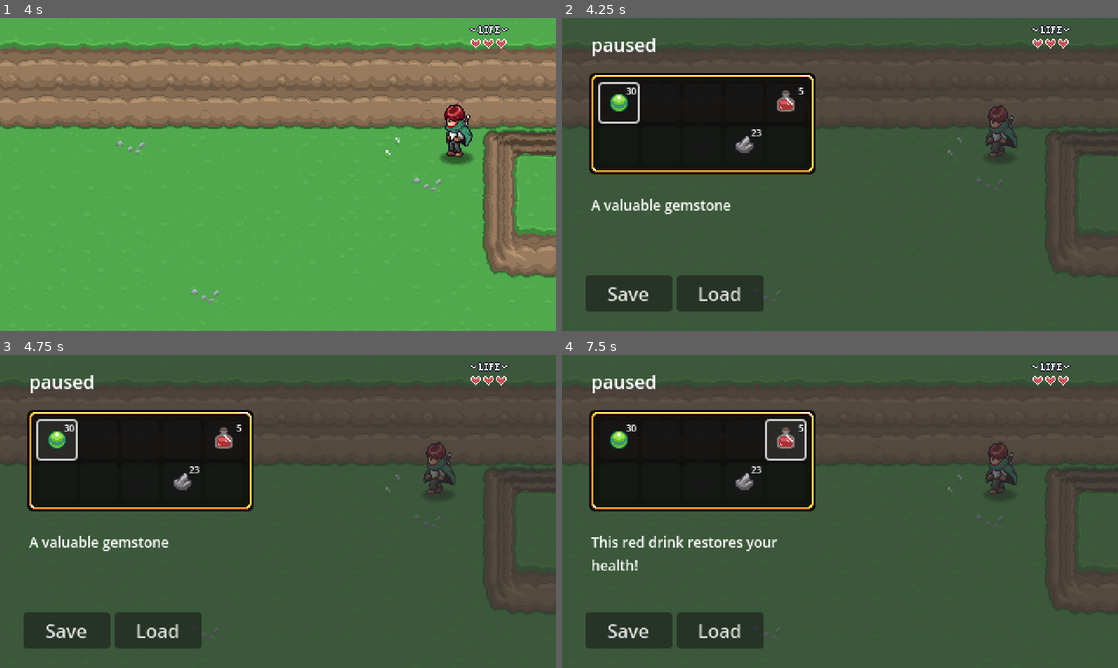
Above: before the commit, frames 1-4 (two rows, left to right).
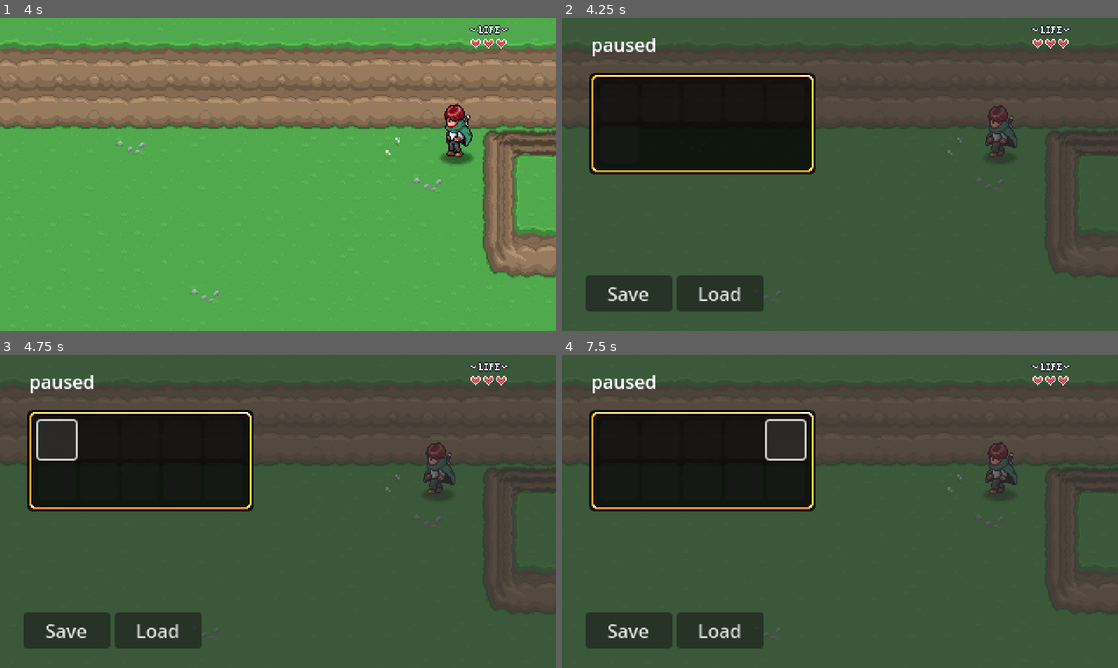
Above: after the commit, the same moments.

Repository: CaptainTiki/RPGGodot
Game: Godot game, scene res://Levels/Area01/01.tscn
Same seed, same stepped clock (60 frames per second), same inputs: the game is played once before the commit and once after it. Sound files missing from this copy of the repository are replaced by a short silence.
Inputs (mouse positions are in pixels of both pictures, inside the frame that each line leads up to):
- Up to frame 1 (4 s): tap Enter at 0.5 s; hold D (right) 0.53-1.28 s; hold Z (attack) 0.53-1.28 s; hold S (down) 1.28-2.03 s; tap Z (attack) at 1.35, 2.85 s; hold D (right) 2.03-2.78 s; hold Z (attack) 2.03-2.78 s; hold W (up) 2.78-3.53 s; hold A (left) from 3.53 s (still down); hold Z (attack) from 3.53 s (still down)
- Up to frame 2 (4.25 s): keep holding A (left); keep holding Z (attack); tap Escape (pause) at 4.15 s
- Up to frame 3 (4.75 s): release A (left) at 4.25 s; release Z (attack) at 4.25 s; click (55, 439) at 4.25 s
- Up to frame 4 (7.5 s): click (662, 439) at 5.02 s; click (701, 439) at 5.77 s; click (745, 439) at 6.52 s; click (784, 439) at 7.27 s

Frame 1 is identical in both runs. In frame 2, 1.2% of the frame differs, in the area x 5-44%, y 20-63%; in frame 3, 1.0%; in frame 4, 1.2%, in the area x 5-44%, y 22-69%.

Commit message:
Use Item functionality
created function to have items contain a use
potion heals 1 heart
apple heals .5 heart
inventory will remove used items
pickup items appropriately fill slots

Diff:
--- a/00_Globals/global_player_manager.gd
+++ b/00_Globals/global_player_manager.gd
@@ -1,6 +1,8 @@
 extends Node
 
 const PLAYER = preload("res://Player/player.tscn")
+const INVENTORY_DATA : InventoryData = preload("res://GUI/Menus/Pause_Menu/Inventory/player_inventory.tres")
+
 var player : Player
 var player_spawned : bool = false
 
--- a/GUI/Menus/Pause_Menu/Inventory/Scripts/inventory_UI.gd
+++ b/GUI/Menus/Pause_Menu/Inventory/Scripts/inventory_UI.gd
@@ -2,12 +2,16 @@
 
 const INVENTORY_SLOT = preload("res://GUI/Menus/Pause_Menu/Inventory/inventory_slot.tscn")
 
+var focus_index : int = 0
+
 @export var data : InventoryData
+
 
 func _ready() -> void:
 	PauseMenu.shown.connect(update_inventory)
 	PauseMenu.hidden.connect(clear_inventory)
 	clear_inventory() #incase we have debug items in the inv - clears them out
+	data.changed.connect(on_inventory_changed)
 	pass
 
 func clear_inventory() -> void:
@@ -15,10 +19,26 @@
 		c.queue_free()
 
 
-func update_inventory() -> void:
+func update_inventory(i : int = 0) -> void:
 	for s in data.slots:
 		var new_slot = INVENTORY_SLOT.instantiate()
 		add_child(new_slot)
 		new_slot.slot_data = s
+		new_slot.focus_entered.connect(item_focused)
 
-	get_child(0).grab_focus()
+		await get_tree().process_frame
+	get_child(i).grab_focus()
+
+func item_focused() -> void:
+	for i in get_child_count():
+		if get_child(i).has_focus():
+			focus_index = i
+			return
+	pass
+
+
+func on_inventory_changed() -> void:
+	var i = focus_index
+	clear_inventory()
+	update_inventory(i)
+	pass
--- a/GUI/Menus/Pause_Menu/Inventory/Scripts/inventory_data.gd
+++ b/GUI/Menus/Pause_Menu/Inventory/Scripts/inventory_data.gd
@@ -2,5 +2,44 @@
 
 @export var slots : Array[SlotData]
 
-func add_item() -> void:
-	pass
+func _init() -> void:
+	connect_slots()
+
+
+func add_item(item: ItemData, count : int = 1) -> bool:
+	for s in slots:
+		if s: #is there anything in the slot - returns true if so
+			if s.item_data == item:  #if the item we picked up - is the same itme
+				s.quantity += count #add it to our count
+				print("added to existing slot")
+				return true #tell them we picked the item up
+
+	for i in slots.size():
+		if slots[i] == null: #our slot is empty, so we can add it
+			var new = SlotData.new()
+			new.item_data = item
+			new.quantity = count
+			slots[i] = new
+			new.changed.connect(slot_changed)
+			print("added to new slot")
+			return true
+
+	print("unable to add inv item")
+	return false #if we dont have room to pick up
+
+
+func connect_slots() -> void:
+	for s in slots:
+		if s:
+			s.changed.connect(slot_changed)
+
+
+func slot_changed() -> void:
+	for s in slots:
+		if s:
+			if s.quantity < 1:
+				s.changed.disconnect(slot_changed)
+				var index = slots.find(s)
+				slots[index] = null
+				emit_changed()
+pass
--- a/GUI/Menus/Pause_Menu/Inventory/Scripts/inventory_slot_ui.gd
+++ b/GUI/Menus/Pause_Menu/Inventory/Scripts/inventory_slot_ui.gd
@@ -13,6 +13,7 @@
 	label.text = ""
 	focus_entered.connect(item_focused)
 	focus_exited.connect(item_unfocused)
+	pressed.connect(item_pressed)
 	pass
 
 func set_slot_data(value : SlotData) -> void:
@@ -31,3 +32,14 @@
 func item_unfocused() -> void:
 	PauseMenu.update_item_description("")
 	pass
+
+
+func item_pressed() -> void:
+	if slot_data:   #if the slot isn't null
+		if slot_data.item_data:   #if the slot has an item in it
+			var was_used = slot_data.item_data.use() #try to use the item here and save the results
+			if was_used == false: #if we didn't use the item - return
+				return
+			#if we did use the item, lets subtract from quantity and update the label
+			slot_data.quantity -= 1
+			label.text = str(slot_data.quantity)
--- a/GUI/Menus/Pause_Menu/Inventory/Scripts/slot_data.gd
+++ b/GUI/Menus/Pause_Menu/Inventory/Scripts/slot_data.gd
@@ -1,4 +1,11 @@
 class_name SlotData extends Resource
 
 @export var item_data : ItemData
-@export var quantity : int = 0
+@export var quantity : int = 0 : set = set_quantity
+
+
+
+func set_quantity(value : int) -> void:
+		quantity = value
+		if quantity < 1:
+			emit_changed()
--- a/GUI/Menus/Pause_Menu/Inventory/player_inventory.tres
+++ b/GUI/Menus/Pause_Menu/Inventory/player_inventory.tres
@@ -1,26 +1,7 @@
-[gd_resource type="Resource" script_class="InventoryData" load_steps=9 format=3 uid="uid://d364b853pds50"]
+[gd_resource type="Resource" script_class="InventoryData" load_steps=2 format=3 uid="uid://d364b853pds50"]
 
 [ext_resource type="Script" path="res://GUI/Menus/Pause_Menu/Inventory/Scripts/inventory_data.gd" id="1_4ycj1"]
-[ext_resource type="Resource" uid="uid://du4clcxbmhcdo" path="res://Items/gem.tres" id="2_noo8h"]
-[ext_resource type="Script" path="res://GUI/Menus/Pause_Menu/Inventory/Scripts/slot_data.gd" id="3_n0bhc"]
-[ext_resource type="Resource" uid="uid://bpua6lqkcf84t" path="res://Items/potion.tres" id="4_0xdfl"]
-[ext_resource type="Resource" uid="uid://b1o0nn3kg21ck" path="res://Items/stone.tres" id="5_8fnee"]
-
-[sub_resource type="Resource" id="Resource_6yn2y"]
-script = ExtResource("3_n0bhc")
-item_data = ExtResource("2_noo8h")
-quantity = 30
-
-[sub_resource type="Resource" id="Resource_kl8do"]
-script = ExtResource("3_n0bhc")
-item_data = ExtResource("4_0xdfl")
-quantity = 5
-
-[sub_resource type="Resource" id="Resource_a6nmd"]
-script = ExtResource("3_n0bhc")
-item_data = ExtResource("5_8fnee")
-quantity = 23
 
 [resource]
 script = ExtResource("1_4ycj1")
-slots = Array[ExtResource("3_n0bhc")]([SubResource("Resource_6yn2y"), null, null, null, SubResource("Resource_kl8do"), null, null, null, SubResource("Resource_a6nmd"), null])
+slots = Array[Resource("res://GUI/Menus/Pause_Menu/Inventory/Scripts/slot_data.gd")]([null, null, null, null, null, null, null, null, null, null])
--- a/GUI/Menus/Pause_Menu/pause_menu.gd
+++ b/GUI/Menus/Pause_Menu/pause_menu.gd
@@ -6,6 +6,7 @@
 @onready var bn_save = $Control/HBoxContainer/bn_Save
 @onready var bn_load = $Control/HBoxContainer/bn_Load
 @onready var lbl_item_description: Label = $Control/lbl_itemDescription
+@onready var audio_stream_player = $Control/AudioStreamPlayer
 
 var is_paused : bool = false
 
@@ -55,3 +56,7 @@
 
 func update_item_description(new_text : String) -> void:
 	lbl_item_description.text = new_text
+
+func play_audio(audio: AudioStream) -> void:
+	audio_stream_player.stream = audio
+	audio_stream_player.play()
--- a/GUI/Menus/Pause_Menu/pause_menu.tscn
+++ b/GUI/Menus/Pause_Menu/pause_menu.tscn
@@ -79,7 +79,6 @@
 offset_right = 212.0
 offset_bottom = 210.0
 theme_override_font_sizes/font_size = 12
-text = "This red drink restores your health! "
 autowrap_mode = 3
 
 [node name="PanelContainer" type="PanelContainer" parent="Control"]
@@ -113,3 +112,6 @@
 
 [node name="InventorySlot6" parent="Control/PanelContainer/GridContainer" instance=ExtResource("3_j0cyt")]
 layout_mode = 2
+
+[node name="AudioStreamPlayer" type="AudioStreamPlayer" parent="Control"]
+max_polyphony = 4
--- /dev/null
+++ b/Items/ItemEffect/item_effect.gd
@@ -0,0 +1,7 @@
+class_name ItemEffect extends Resource
+
+@export var use_description : String
+
+func use() -> void:
+
+	pass
--- /dev/null
+++ b/Items/ItemEffect/item_effect_heal.gd
@@ -0,0 +1,10 @@
+class_name ItemEffectHeal extends ItemEffect
+
+
+@export var heal_ammount : int = 1
+@export var audio : AudioStream
+
+func use() -> void:
+	#update player's health
+	PlayerManager.player.update_hp(heal_ammount)
+	PauseMenu.play_audio(audio)
--- /dev/null
+++ b/Items/ItemPickup/item_pickup.gd
@@ -0,0 +1,41 @@
+@tool
+class_name ItemPickup extends Node2D
+
+@export var item_data : ItemData :
+	set = _set_item_data
+
+@onready var area_2d = $Area2D
+@onready var audio_stream_player_2d = $AudioStreamPlayer2D
+@onready var sprite_2d = $Sprite2D
+
+
+func _ready() -> void:
+	_update_texture()
+	if Engine.is_editor_hint():
+		return
+	area_2d.body_entered.connect(_on_body_entered)
+
+func _on_body_entered(b) -> void:
+	if b is Player:
+		if item_data:
+			if PlayerManager.INVENTORY_DATA.add_item(item_data):
+				item_picked_up()
+	pass
+
+func item_picked_up() -> void:
+	area_2d.body_entered.disconnect(_on_body_entered)
+	audio_stream_player_2d.play()
+	visible=false
+	await audio_stream_player_2d.finished #wait until the audio is finished
+	queue_free() #then delete
+	pass
+
+func _set_item_data(value:ItemData) -> void:
+	item_data = value
+	_update_texture()
+	pass
+
+func _update_texture() -> void:
+	if item_data and sprite_2d:
+		sprite_2d.texture = item_data.texture
+	pass
--- /dev/null
+++ b/Items/ItemPickup/item_pickup.tscn
@@ -0,0 +1,19 @@
+[gd_scene load_steps=4 format=3 uid="uid://bvpudytc4umy8"]
+
+[ext_resource type="Script" path="res://Items/ItemPickup/item_pickup.gd" id="1_ql5ks"]
+[ext_resource type="AudioStream" uid="uid://cinlqapso6e1q" path="res://Items/ItemPickup/item_pickup.wav" id="2_sga27"]
+
+[sub_resource type="CircleShape2D" id="CircleShape2D_jnglp"]
+
+[node name="ItemPickup" type="Node2D"]
+script = ExtResource("1_ql5ks")
+
+[node name="Area2D" type="Area2D" parent="."]
+
+[node name="CollisionShape2D" type="CollisionShape2D" parent="Area2D"]
+shape = SubResource("CircleShape2D_jnglp")
+
+[node name="Sprite2D" type="Sprite2D" parent="."]
+
+[node name="AudioStreamPlayer2D" type="AudioStreamPlayer2D" parent="."]
+stream = ExtResource("2_sga27")
--- a/Items/Scripts/item_data.gd
+++ b/Items/Scripts/item_data.gd
@@ -3,3 +3,19 @@
 @export var name : String = ""
 @export_multiline var description : String = ""
 @export var texture : Texture2D
+
+
+@export_category("Item Use Effects")
+@export var effects : Array[ItemEffect]
+
+func use() -> bool:
+	#if we don't have any effects, return false
+	if effects.size() == 0:
+		return false
+	#if we have an effect, lets process that
+	for e in effects:
+		if e: #make sure its not an empty item
+			e.use()
+
+	#return that we've used the item
+	return true
--- /dev/null
+++ b/Items/apple.tres
@@ -0,0 +1,23 @@
+[gd_resource type="Resource" script_class="ItemData" load_steps=7 format=3 uid="uid://d4h067u3d4dsm"]
+
+[ext_resource type="AudioStream" uid="uid://cr7h72be266b8" path="res://Items/ItemEffect/hp-up.wav" id="1_7rbcp"]
+[ext_resource type="Script" path="res://Items/Scripts/item_data.gd" id="1_tmg70"]
+[ext_resource type="Script" path="res://Items/ItemEffect/item_effect_heal.gd" id="2_24jx1"]
+[ext_resource type="Texture2D" uid="uid://b210822d6vr8k" path="res://Items/Sprites/items.png" id="4_7u4ii"]
+
+[sub_resource type="Resource" id="Resource_avi1u"]
+script = ExtResource("2_24jx1")
+heal_ammount = 1
+audio = ExtResource("1_7rbcp")
+use_description = ""
+
+[sub_resource type="AtlasTexture" id="AtlasTexture_c5wen"]
+atlas = ExtResource("4_7u4ii")
+region = Rect2(192, 0, 32, 32)
+
+[resource]
+script = ExtResource("1_tmg70")
+name = "apple"
+description = "A delicious red apple"
+texture = SubResource("AtlasTexture_c5wen")
+effects = Array[Resource("res://Items/ItemEffect/item_effect.gd")]([SubResource("Resource_avi1u")])
--- a/Items/gem.tres
+++ b/Items/gem.tres
@@ -12,3 +12,4 @@
 name = "Gem"
 description = "A valuable gemstone"
 texture = SubResource("AtlasTexture_ufm5d")
+effects = Array[Resource("res://Items/ItemEffect/item_effect.gd")]([])
--- a/Items/potion.tres
+++ b/Items/potion.tres
@@ -1,10 +1,18 @@
-[gd_resource type="Resource" script_class="ItemData" load_steps=4 format=3 uid="uid://bpua6lqkcf84t"]
+[gd_resource type="Resource" script_class="ItemData" load_steps=7 format=3 uid="uid://bpua6lqkcf84t"]
 
+[ext_resource type="AudioStream" uid="uid://cr7h72be266b8" path="res://Items/ItemEffect/hp-up.wav" id="1_6jbdq"]
 [ext_resource type="Script" path="res://Items/Scripts/item_data.gd" id="1_efty1"]
-[ext_resource type="Texture2D" uid="uid://b210822d6vr8k" path="res://Items/Sprites/items.png" id="2_u02kd"]
+[ext_resource type="Script" path="res://Items/ItemEffect/item_effect_heal.gd" id="1_ydrgl"]
+[ext_resource type="Texture2D" uid="uid://b210822d6vr8k" path="res://Items/Sprites/items.png" id="2_4wusw"]
+
+[sub_resource type="Resource" id="Resource_4fnvl"]
+script = ExtResource("1_ydrgl")
+heal_ammount = 2
+audio = ExtResource("1_6jbdq")
+use_description = ""
 
 [sub_resource type="AtlasTexture" id="AtlasTexture_xltkx"]
-atlas = ExtResource("2_u02kd")
+atlas = ExtResource("2_4wusw")
 region = Rect2(32, 0, 32, 32)
 
 [resource]
@@ -12,3 +20,4 @@
 name = "Potion"
 description = "This red drink restores your health!"
 texture = SubResource("AtlasTexture_xltkx")
+effects = Array[Resource("res://Items/ItemEffect/item_effect.gd")]([SubResource("Resource_4fnvl")])
--- a/Items/stone.tres
+++ b/Items/stone.tres
@@ -12,3 +12,4 @@
 name = "Stone"
 description = "Who doesn't love collecting rocks?"
 texture = SubResource("AtlasTexture_7sakp")
+effects = Array[Resource("res://Items/ItemEffect/item_effect.gd")]([])
--- a/Levels/Area01/01.tscn
+++ b/Levels/Area01/01.tscn
@@ -1,9 +1,14 @@
-[gd_scene load_steps=5 format=3 uid="uid://cewvtqmmhubnp"]
+[gd_scene load_steps=10 format=3 uid="uid://cewvtqmmhubnp"]
 
 [ext_resource type="PackedScene" uid="uid://doqjs7fo3k77q" path="res://Tilemaps/grass-01.tscn" id="1_1qdfr"]
 [ext_resource type="Script" path="res://Levels/Scripts/level.gd" id="1_hef65"]
 [ext_resource type="PackedScene" uid="uid://slityasutd0k" path="res://Levels/PlayerSpawn.tscn" id="2_uxmi5"]
 [ext_resource type="PackedScene" uid="uid://sd4qtj7gg05t" path="res://Levels/level_transition.tscn" id="4_u0wbt"]
+[ext_resource type="PackedScene" uid="uid://bvpudytc4umy8" path="res://Items/ItemPickup/item_pickup.tscn" id="5_h6ami"]
+[ext_resource type="Resource" uid="uid://du4clcxbmhcdo" path="res://Items/gem.tres" id="6_x8fx8"]
+[ext_resource type="Resource" uid="uid://d4h067u3d4dsm" path="res://Items/apple.tres" id="7_8dsmv"]
+[ext_resource type="Resource" uid="uid://bpua6lqkcf84t" path="res://Items/potion.tres" id="7_27464"]
+[ext_resource type="Resource" uid="uid://b1o0nn3kg21ck" path="res://Items/stone.tres" id="8_25ym8"]
 
 [node name="01" type="Node2D"]
 script = ExtResource("1_hef65")
@@ -28,3 +33,19 @@
 target_transition_area = "LevelTransitionLeft"
 size = 3
 side = 1
+
+[node name="ItemPickup" parent="." instance=ExtResource("5_h6ami")]
+position = Vector2(59, 125)
+item_data = ExtResource("6_x8fx8")
+
+[node name="ItemPickup4" parent="." instance=ExtResource("5_h6ami")]
+position = Vector2(110, 126)
+item_data = ExtResource("7_8dsmv")
+
+[node name="ItemPickup2" parent="." instance=ExtResource("5_h6ami")]
+position = Vector2(59, 166)
+item_data = ExtResource("7_27464")
+
+[node name="ItemPickup3" parent="." instance=ExtResource("5_h6ami")]
+position = Vector2(58, 83)
+item_data = ExtResource("8_25ym8")
Not shown, changed: Items/ItemEffect/hp-up.wav.import
Not shown, changed: Items/ItemPickup/item_pickup.wav.import
Not shown: 1 places in Items/gem.tres that only renumber resources
Not shown: 1 places in Items/stone.tres that only renumber resources
Not shown, added: Items/ItemEffect/hp-up.wav
Not shown, added: Items/ItemPickup/item_pickup.wav
